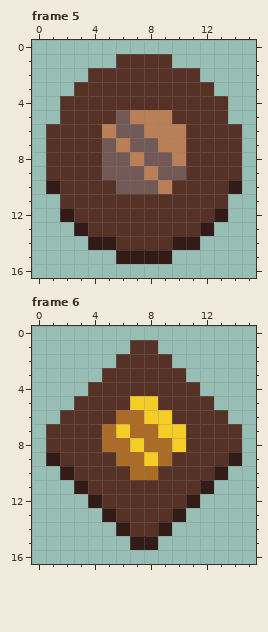
Pixel-art file -- src/art/note.aseprite. Above: the version before the commit.
16x17 pixels, 6 frames. Shown: frame 5, frame 6.
The same view after the edit:
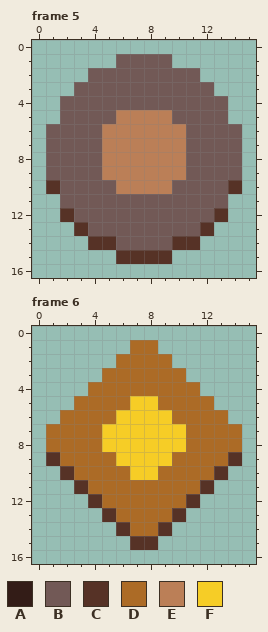
Palette (. is transparent): A #331c17  B #725956  C #563226  D #ac6b26  E #bb7f57  F #f6cd26
The commit says: Brighter played notes
What changed:
Changed rows in their new state; - is an unchanged pixel.
Frame 5:
first column x 1:
 1 -----BBBB-----
 2 ---BBBBBBBB---
 3 --BBBBBBBBBB--
 4 -BBBBBBBBBBBB-
 5 -BBBBE---BBBB-
 6 BBBB-EE---BBBB
 7 BBBBE-EE--BBBB
 8 BBBBEE-EE-BBBB
 9 BBBBEEE-EEBBBB
10 CBBBBEEE-BBBBC
11 -BBBBBBBBBBBB-
12 -CBBBBBBBBBBC-
13 --CBBBBBBBBC--
14 ---CCBBBBCC---
15 -----CCCC-----
Frame 6:
first column x 1:
 1 ------DD------
 2 -----DDDD-----
 3 ----DDDDDD----
 4 ---DDDDDDDD---
 5 --DDDD--DDDD--
 6 -DDDDFF--DDDD-
 7 DDDDF-FF--DDDD
 8 DDDDFF-FF-DDDD
 9 CDDDDFF-FDDDDC
10 -CDDDDFFDDDDC-
11 --CDDDDDDDDC--
12 ---CDDDDDDC---
13 ----CDDDDC----
14 -----CDDC-----
15 ------CC------
Boxes around the changes in both pictures, in picture pixels (x1, y1, x2, y2):
changed: (46, 54, 242, 264)
changed: (46, 340, 242, 550)
